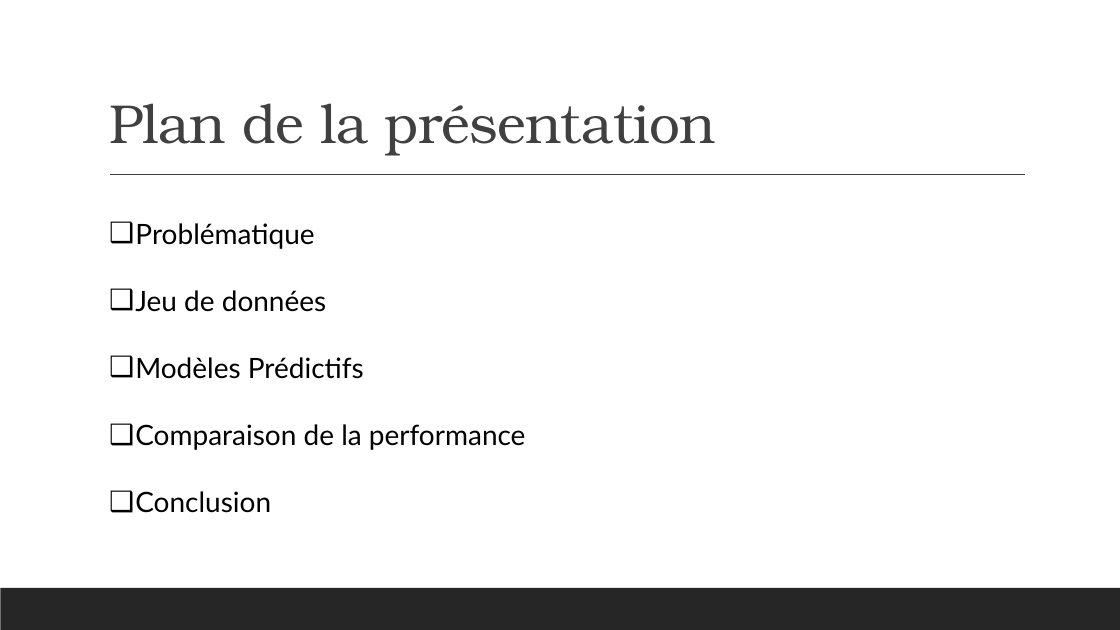
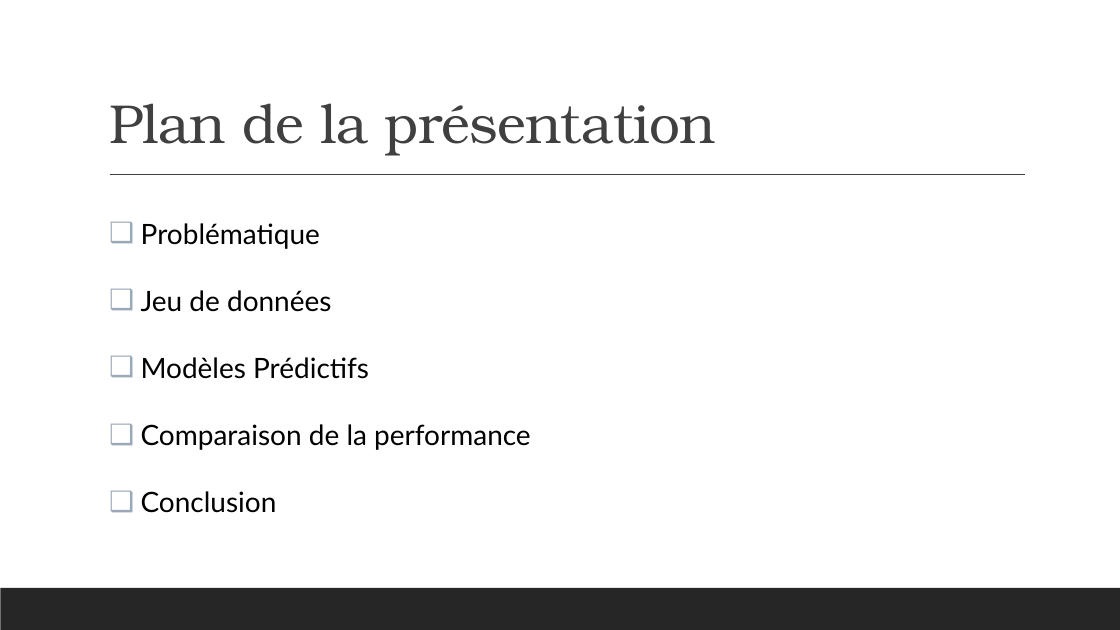
Before and after one commit to Dan-UL/PasDePlaziat, a slide deck: slide 2 of Final/Presentation_Equipe9.pptx. Drawn at 1120x630 pixels with LibreOffice and Linux fonts; fonts in the diff are those of the drawing. Boxes give left, top, right and bottom in pixels: in the first picture for what was removed or moved away, otherwise in the second. Text is boxed around its words. In the diff, an @@ line names an element or a change of style, - is before the commit and + after.

```diff
--- a/Final/Presentation_Equipe9.pptx
+++ b/Final/Presentation_Equipe9.pptx
@@ text "Problématique" at bbox=[141, 223, 531, 513]: indent changed @@
```
Also in this commit, not shown: 7 other slides changed, 5 slides added, 1 slide removed.
